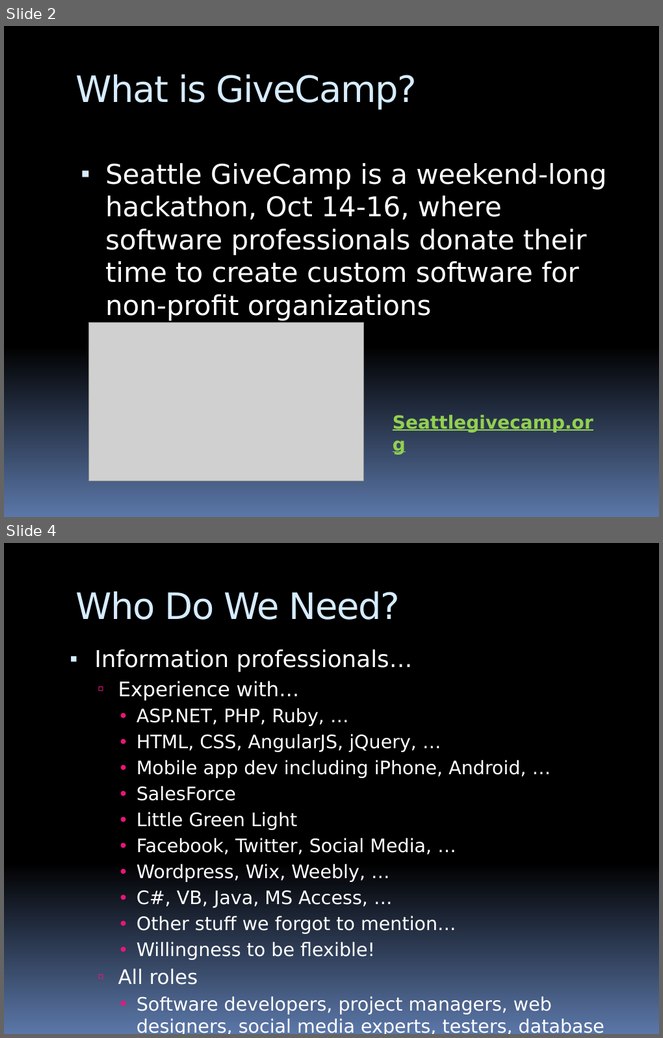
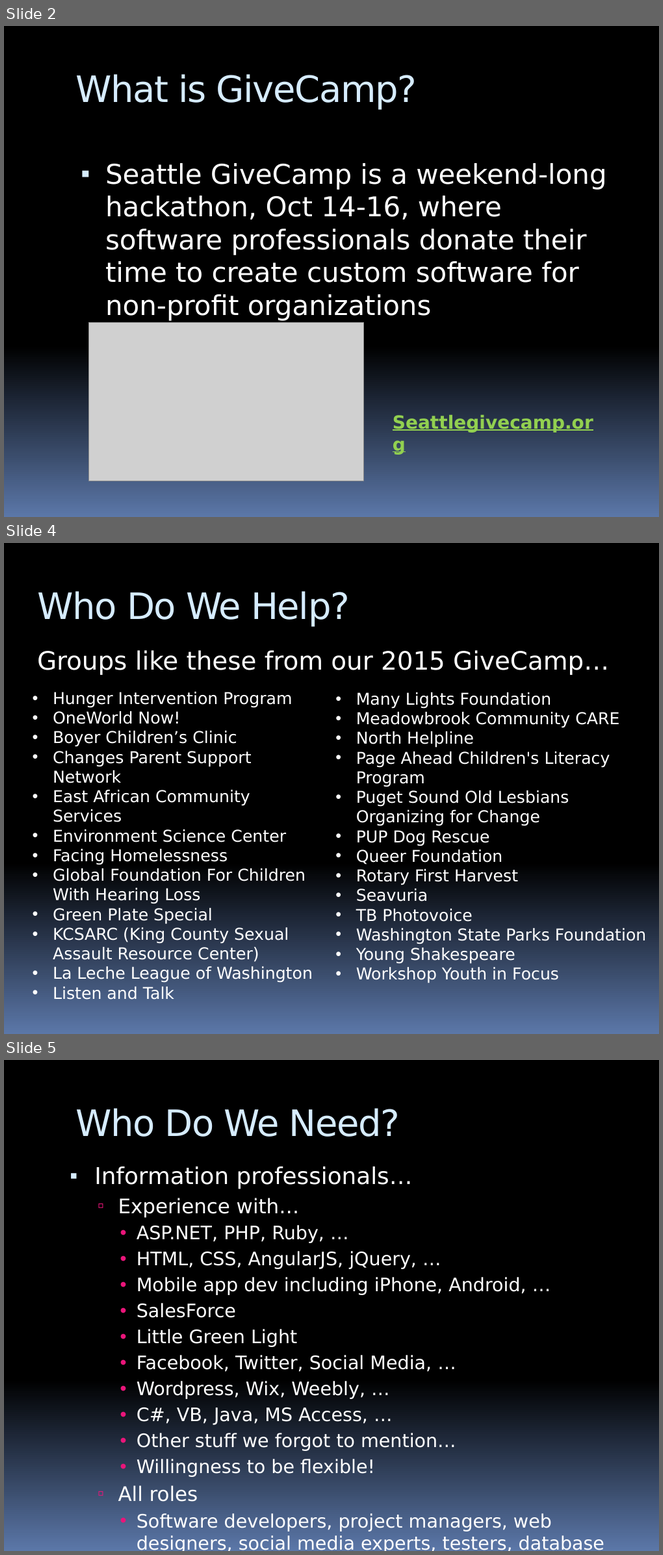
Before and after one commit to plitwin/SeattleGiveCamp, a slide deck: files/SeattleGiveCamp2016.pptx. Shown one above the other, each under a label of ours: slides 2 and 4 before the commit, slides 2, 4 and 5 after it; the slides between them are not shown. The pictures are 663x1038 and 663x1555 pixels, drawn with LibreOffice and Linux fonts; fonts in the diff are those of the drawing; grey boxes stand for pictures. Boxes give left, top, right and bottom in pixels: in the first picture for what was removed or moved away, otherwise in the second. Text is boxed around its words. In the diff, an @@ line names an element or a change of style, - is before the commit and + after.

```diff
--- a/files/SeattleGiveCamp2016.pptx
+++ b/files/SeattleGiveCamp2016.pptx
@@ slide 4 added at bbox=[4, 543, 659, 1034], background gradient #000000 to #5B77A8; not listed: 4 template elements that a slide beside it also shows @@
@@ title added at bbox=[38, 591, 350, 626], 40 pt, text #D6ECFF @@
+Who Do We Help?
@@ text added at bbox=[37, 650, 609, 675], 27.8 pt, text #FFFFFF @@
+Groups like these from our 2015 GiveCamp…
@@ text added at bbox=[53, 692, 313, 1000], 18 pt, text #FFFFFF @@
+• Hunger Intervention Program
+• OneWorld Now!
+• Boyer Children’s Clinic
+• Changes Parent Support Network
+• East African Community Services
+• Environment Science Center
+• Facing Homelessness
+• Global Foundation For Children With Hearing Loss
+• Green Plate Special
+• KCSARC (King County Sexual Assault Resource Center)
+• La Leche League of Washington
+• Listen and Talk
@@ text added at bbox=[356, 693, 647, 984], 18 pt, text #FFFFFF @@
+• Many Lights Foundation
+• Meadowbrook Community CARE
+• North Helpline
+• Page Ahead Children's Literacy Program
+• Puget Sound Old Lesbians Organizing for Change
+• PUP Dog Rescue
+• Queer Foundation
+• Rotary First Harvest
+• Seavuria
+• TB Photovoice
+• Washington State Parks Foundation
+• Young Shakespeare
+• Workshop Youth in Focus
@@ what was slide 4 is now slide 5 @@
```
Also in this commit, not shown: 2 other slides added, 2 slides removed.
